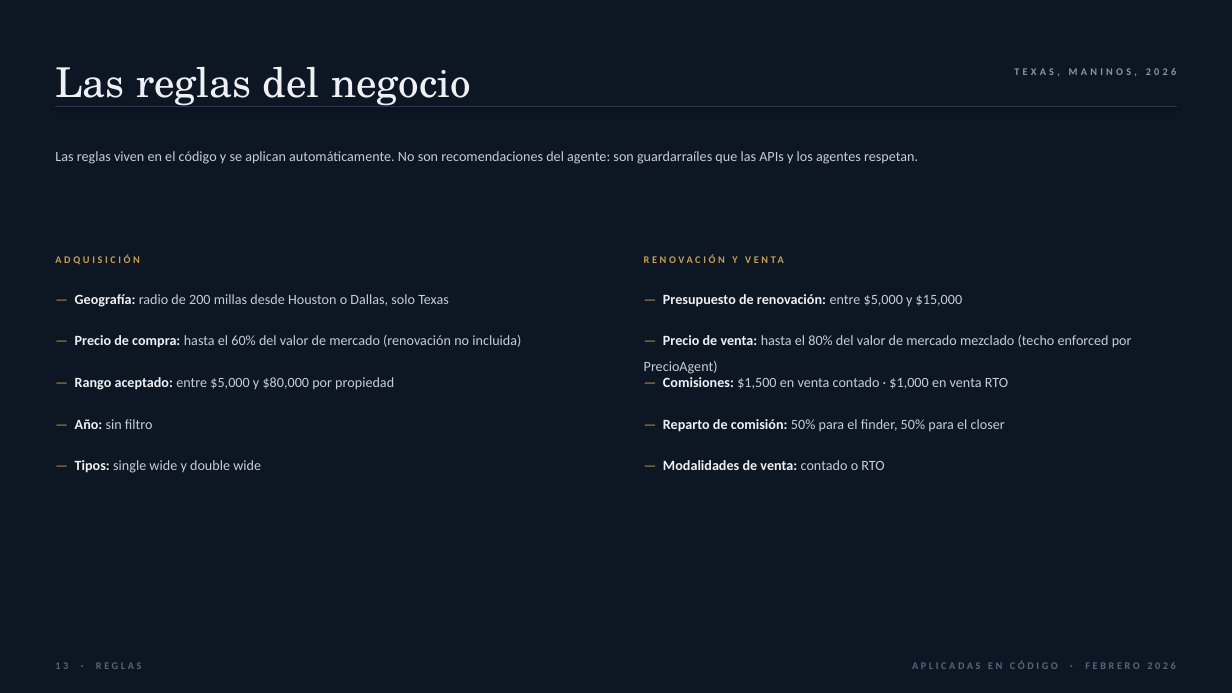
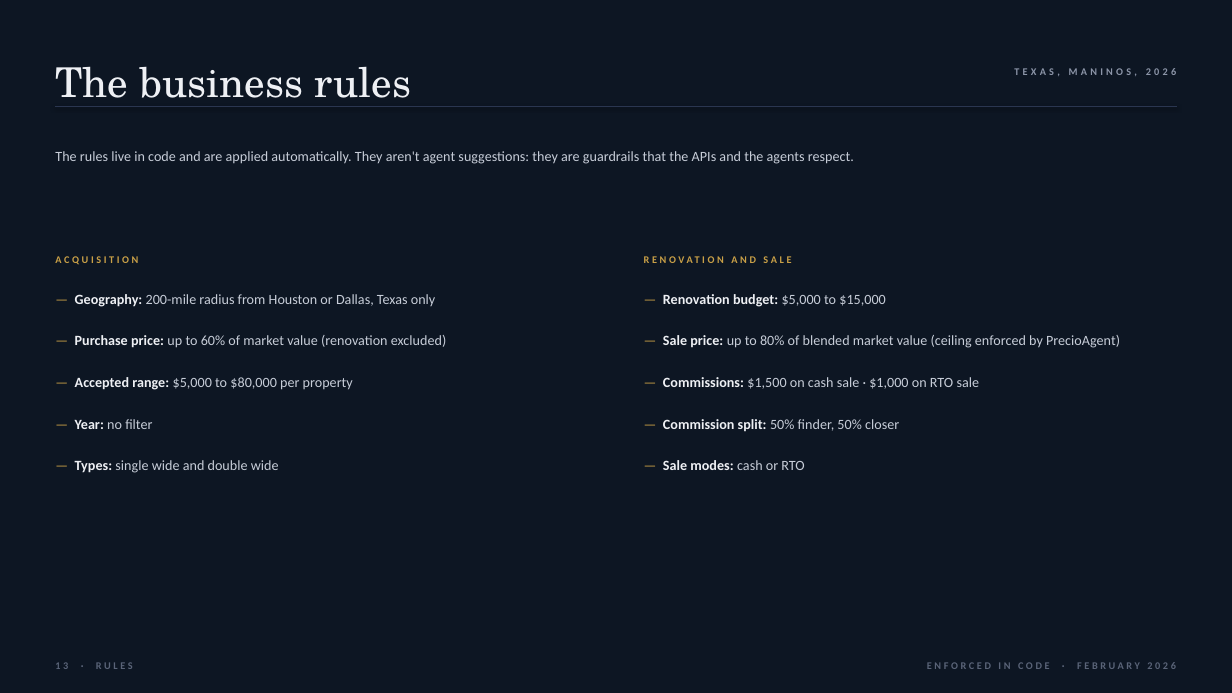
Before and after one commit to mariasebarespersona/maninos-ai, a slide deck: slide 16 of presentation/Maninos_OS_Pitch.pptx. Drawn at 1232x693 pixels with LibreOffice and Linux fonts; fonts in the diff are those of the drawing. Boxes give left, top, right and bottom in pixels: in the first picture for what was removed or moved away, otherwise in the second. Text is boxed around its words. In the diff, an @@ line names an element or a change of style, - is before the commit and + after.

```diff
--- a/presentation/Maninos_OS_Pitch.pptx
+++ b/presentation/Maninos_OS_Pitch.pptx
@@ text at (55, 66, 412, 107): text changed @@
-Las reglas del negocio
+The business rules
@@ text at (55, 151, 854, 164): text changed @@
-Las reglas viven en el código y se aplican automáticamente. No son recomendaciones del agente: son guardarraíles que las APIs y los agentes respetan.
+The rules live in code and are applied automatically. They aren't agent suggestions: they are guardrails that the APIs and the agents respect.
@@ text at (55, 256, 138, 265): text changed @@
-ADQUISICIÓN
+ACQUISITION
@@ text at (75, 294, 435, 307): text changed @@
-— Geografía: radio de 200 millas desde Houston o Dallas, solo Texas
+— Geography: 200-mile radius from Houston or Dallas, Texas only
@@ text at (663, 294, 730, 345): text changed @@
-RENOVACIÓN Y VENTA
+RENOVATION AND SALE
@@ text at (733, 294, 885, 307): text changed @@
-— Presupuesto de renovación: entre $5,000 y $15,000
+— Renovation budget: $5,000 to $15,000
@@ text at (75, 335, 446, 348): text changed @@
-— Precio de compra: hasta el 60% del valor de mercado (renovación no incluida)
+— Purchase price: up to 60% of market value (renovation excluded)
@@ text at (690, 335, 1120, 348): text changed @@
-— Precio de venta: hasta el 80% del valor de mercado mezclado (techo enforced por PrecioAgent)
+— Sale price: up to 80% of blended market value (ceiling enforced by PrecioAgent)
@@ text at (75, 377, 353, 390): text changed @@
-— Rango aceptado: entre $5,000 y $80,000 por propiedad
+— Accepted range: $5,000 to $80,000 per property
@@ text at (663, 377, 980, 389): text changed @@
-— Comisiones: $1,500 en venta contado · $1,000 en venta RTO
+— Commissions: $1,500 on cash sale · $1,000 on RTO sale
@@ text at (75, 419, 152, 429): text changed @@
-— Año: sin filtro
+— Year: no filter
@@ text at (663, 419, 899, 432): text changed @@
-— Reparto de comisión: 50% para el finder, 50% para el closer
+— Commission split: 50% finder, 50% closer
@@ text at (75, 460, 279, 473): text changed @@
-— Tipos: single wide y double wide
+— Types: single wide and double wide
@@ text at (663, 460, 804, 470): text changed; bold off @@
-— Modalidades de venta: contado o RTO
+— Sale modes: cash or RTO
@@ text at (55, 662, 133, 669): text changed @@
-13 · REGLAS
+13 · RULES
@@ text at (927, 662, 1176, 669): text changed @@
-APLICADAS EN CÓDIGO · FEBRERO 2026
+ENFORCED IN CODE · FEBRUARY 2026
```
Also in this commit, not shown: 15 other slides changed, 5 slides added, 5 slides removed, 3 other files.
